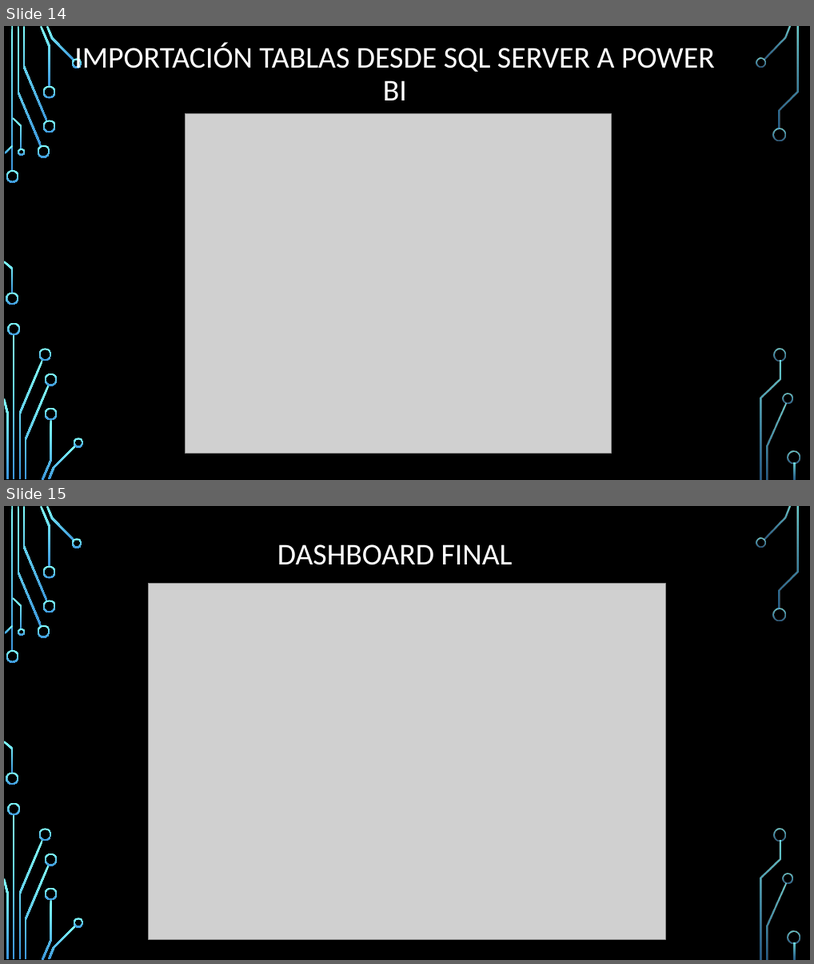
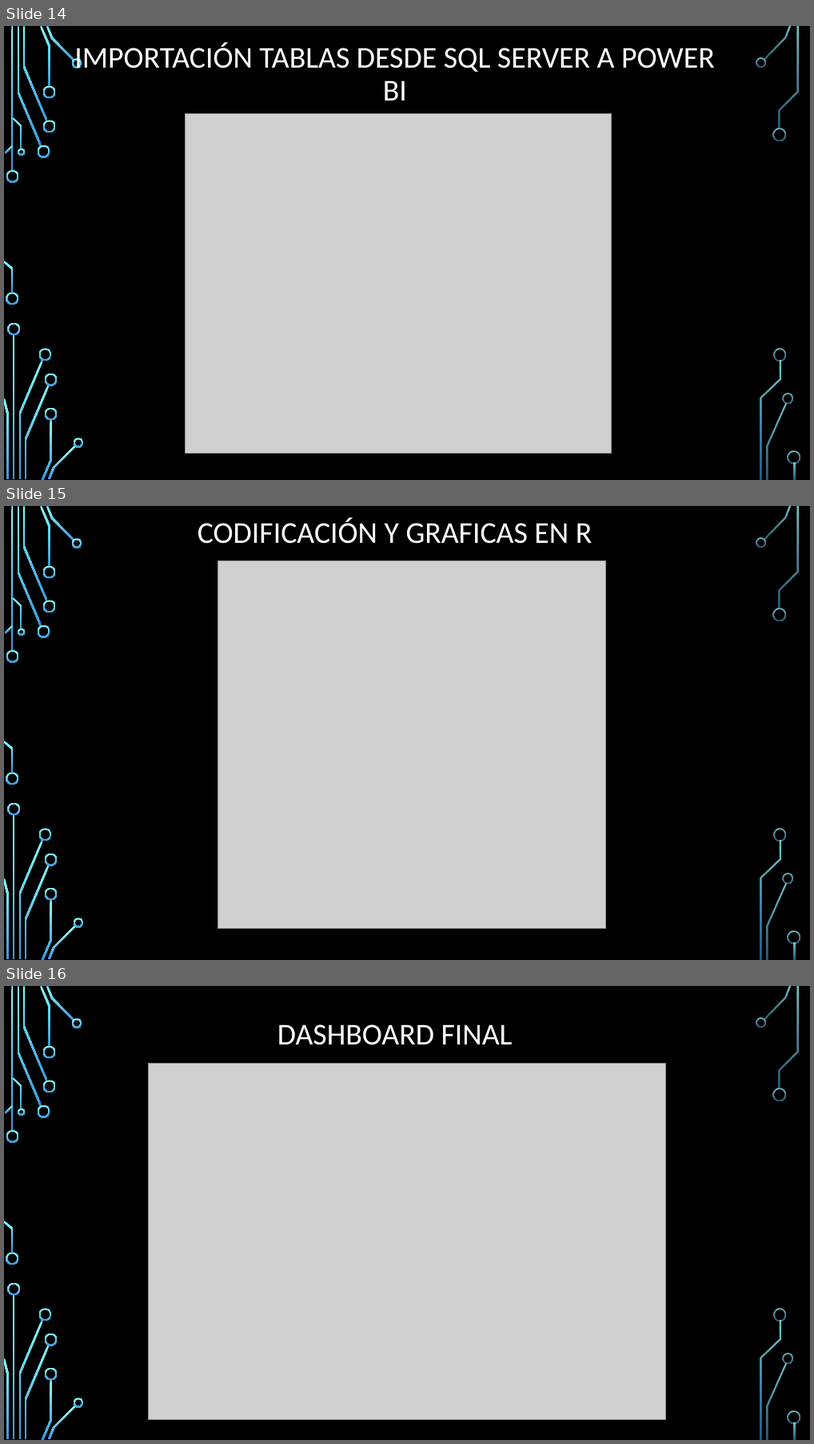
Before and after one commit to jiragorri/proyecto_especializacion_1, a slide deck: Dashboard empresa de ventas inmobiliarias.pptx. Shown one above the other, each under a label of ours: slides 14 and 15 before the commit, slides 14, 15 and 16 after it. The pictures are 814x964 and 814x1444 pixels, drawn with LibreOffice and Linux fonts; fonts in the diff are those of the drawing; grey boxes stand for pictures; background and template pictures are left out. Boxes give left, top, right and bottom in pixels: in the first picture for what was removed or moved away, otherwise in the second. Text is boxed around its words. In the diff, an @@ line names an element or a change of style, - is before the commit and + after.

Commit message:
Se cargan últimos cambios

```diff
--- a/Dashboard empresa de ventas inmobiliarias.pptx
+++ b/Dashboard empresa de ventas inmobiliarias.pptx
@@ slide 15 added at box(4, 506, 810, 960), background picture (left out); not listed: 36 template elements that a slide beside it also shows @@
@@ title added at box(198, 518, 592, 544), 36 pt, text #FFFFFF @@
+CODIFICACIÓN Y GRAFICAS EN R
@@ picture added at box(218, 561, 606, 928) @@
@@ what was slide 15 is now slide 16 @@
```
